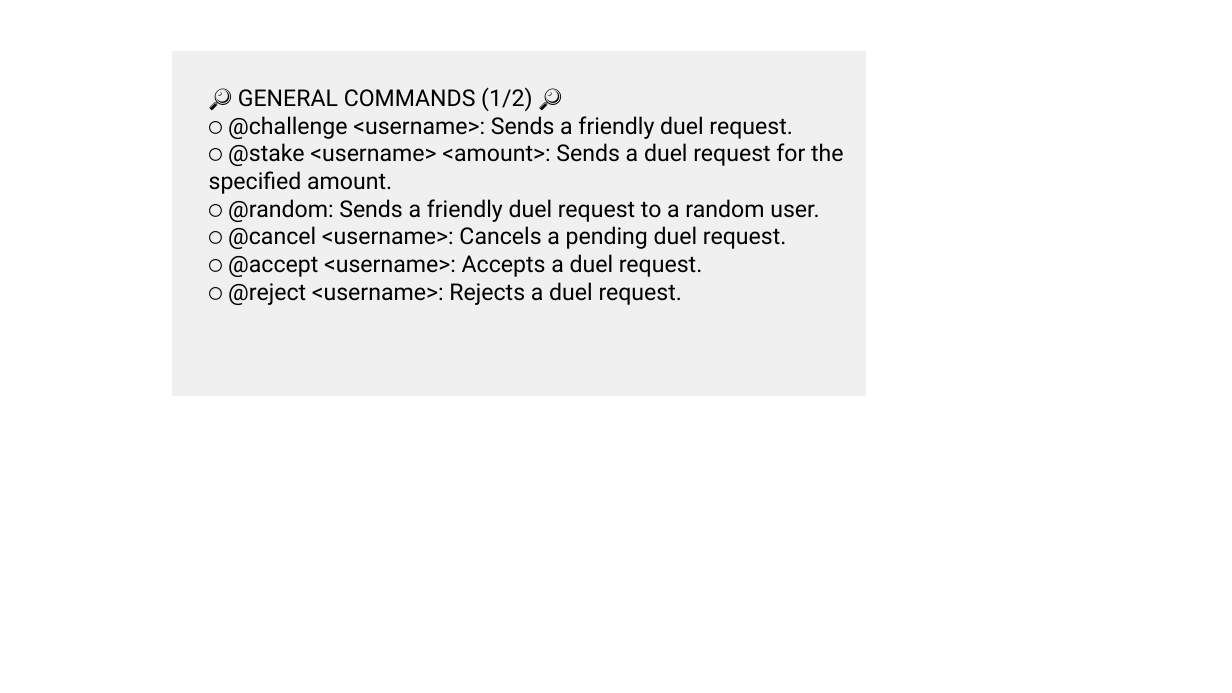
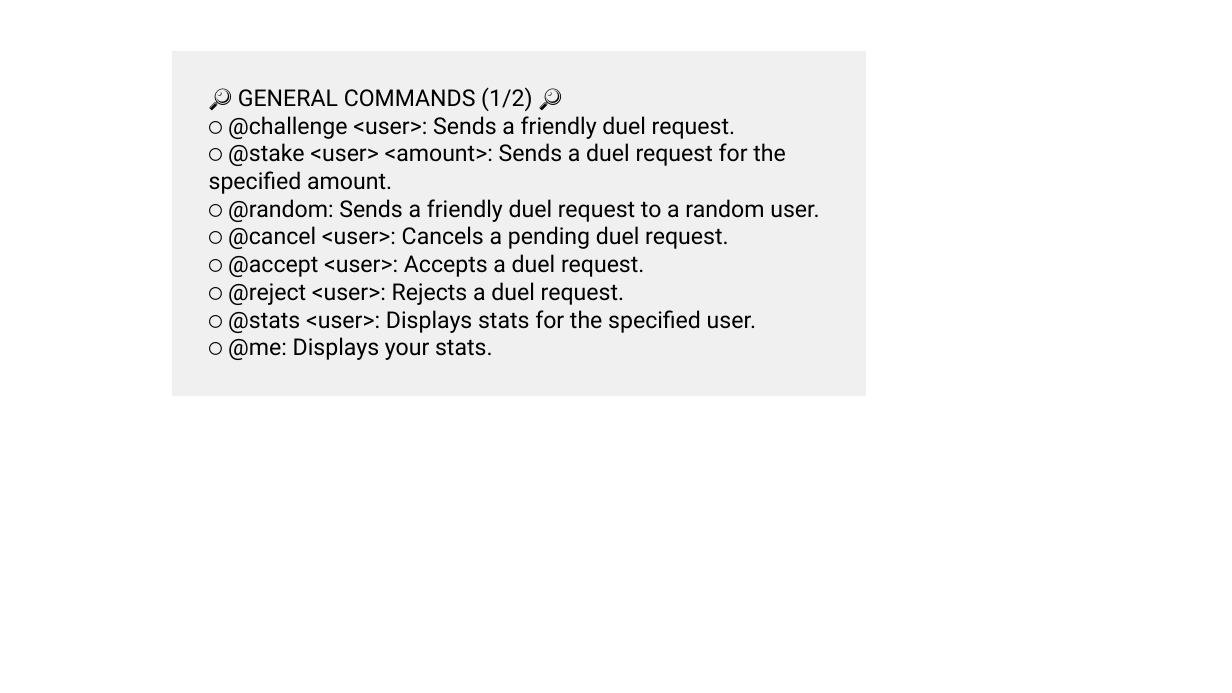
Before and after one commit to jeffjc97/The-Arena-Game, a slide deck: slide 1 of img/commands.pptx. Drawn at 1232x693 pixels with LibreOffice and Linux fonts; fonts in the diff are those of the drawing. Boxes give left, top, right and bottom in pixels: in the first picture for what was removed or moved away, otherwise in the second. Text is boxed around its words. In the diff, an @@ line names an element or a change of style, - is before the commit and + after.

```diff
--- a/img/commands.pptx
+++ b/img/commands.pptx
@@ text in rectangle at (x1=209, y1=87, x2=819, y2=360): text changed @@
-🔎 GENERAL COMMANDS (1/2) 🔎
-⚪ @challenge <username>: Sends a friendly duel request.
-⚪ @stake <username> <amount>: Sends a duel request for the specified amount.
-⚪ @random: Sends a friendly duel request to a random user.
-⚪ @cancel <username>: Cancels a pending duel request.
-⚪ @accept <username>: Accepts a duel request.
-⚪ @reject <username>: Rejects a duel request.
+🔎 GENERAL COMMANDS (1/2) 🔎
+⚪ @challenge <user>: Sends a friendly duel request.
+⚪ @stake <user> <amount>: Sends a duel request for the specified amount.
+⚪ @random: Sends a friendly duel request to a random user.
+⚪ @cancel <user>: Cancels a pending duel request.
+⚪ @accept <user>: Accepts a duel request.
+⚪ @reject <user>: Rejects a duel request.
+⚪ @stats <user>: Displays stats for the specified user.
+⚪ @me: Displays your stats.
```
Also in this commit, not shown: 1 other slide changed, 2 other files.
